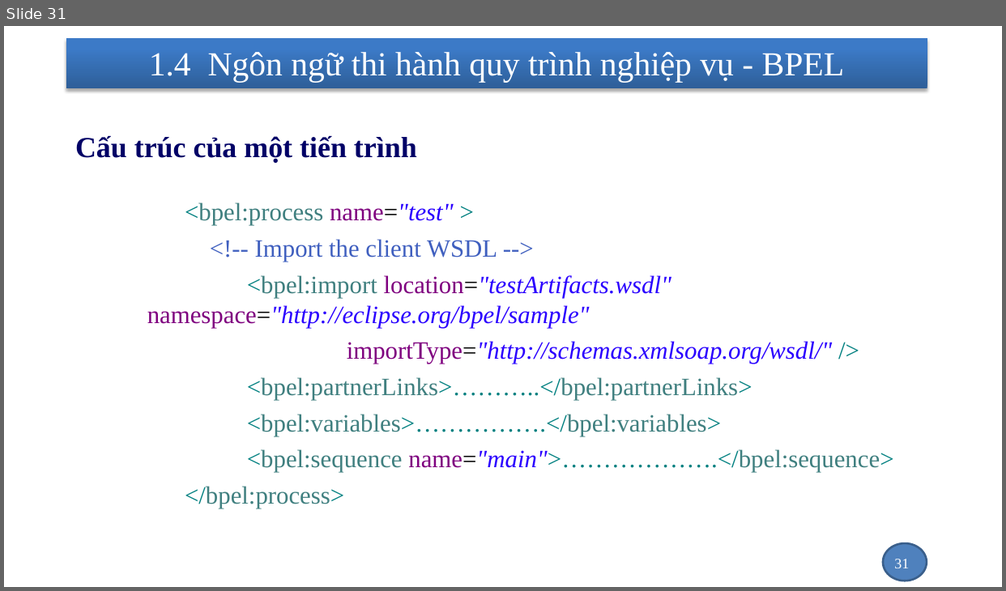
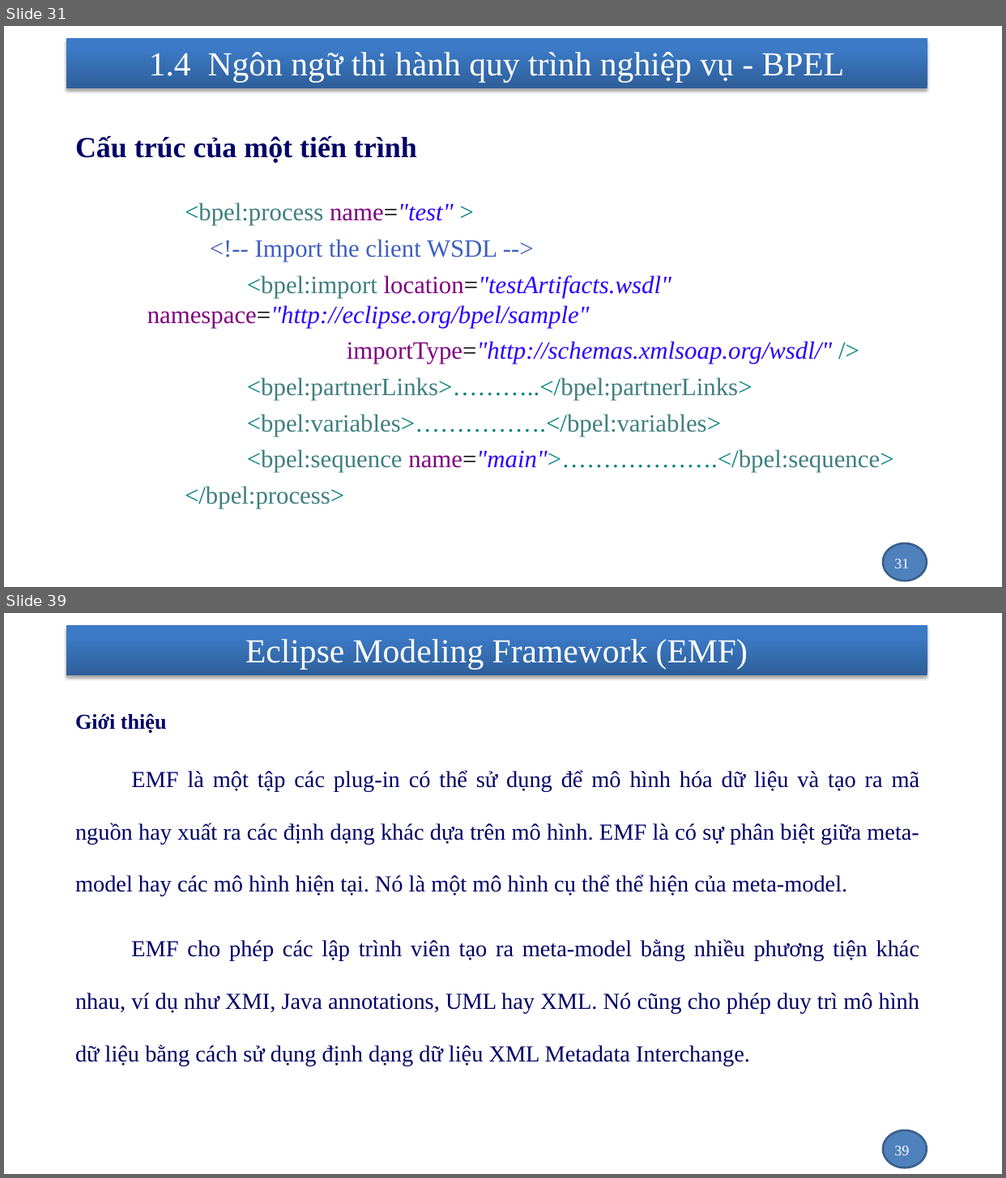
Before and after one commit to nhanhnt/LUANVAN, a slide deck: WORD/luanvan_nhanhnt_ver1.pptx. Shown one above the other, each under a label of ours: slide 31 before the commit, slides 31 and 39 after it; the slides between them are not shown. The pictures are 1006x591 and 1006x1178 pixels, drawn with LibreOffice and Linux fonts; fonts in the diff are those of the drawing; background and template pictures are left out. Boxes give left, top, right and bottom in pixels: in the first picture for what was removed or moved away, otherwise in the second. Text is boxed around its words. In the diff, an @@ line names an element or a change of style, - is before the commit and + after.

```diff
--- a/WORD/luanvan_nhanhnt_ver1.pptx
+++ b/WORD/luanvan_nhanhnt_ver1.pptx
@@ slide 39 added at [4,613,1002,1174], background picture (left out); not listed: 2 template elements that a slide beside it also shows @@
@@ title added at [245,639,748,670], 32.4 pt, text #FFFFFF @@
+Eclipse Modeling Framework (EMF)
@@ text added at [75,713,920,1066], 22.1 pt, text #000066 @@
+    Giới thiệu
+    EMF là một tập các plug-in có thể sử dụng để mô hình hóa dữ liệu và tạo ra mã nguồn hay xuất ra các định dạng khác dựa trên mô hình. EMF là có sự phân biệt giữa meta-model hay các mô hình hiện tại. Nó là một mô hình cụ thể thể hiện của meta-model.
+    EMF cho phép các lập trình viên tạo ra meta-model bằng nhiều phương tiện khác nhau, ví dụ như XMI, Java annotations, UML hay XML. Nó cũng cho phép duy trì mô hình dữ liệu bằng cách sử dụng định dạng dữ liệu XML Metadata Interchange.
@@ page number added at [894,1146,909,1156], 14 pt, text #FFFFFF @@
+39
```
Also in this commit, not shown: 1 slide changed, 11 other slides added, 1 slide removed, 1 other file.
